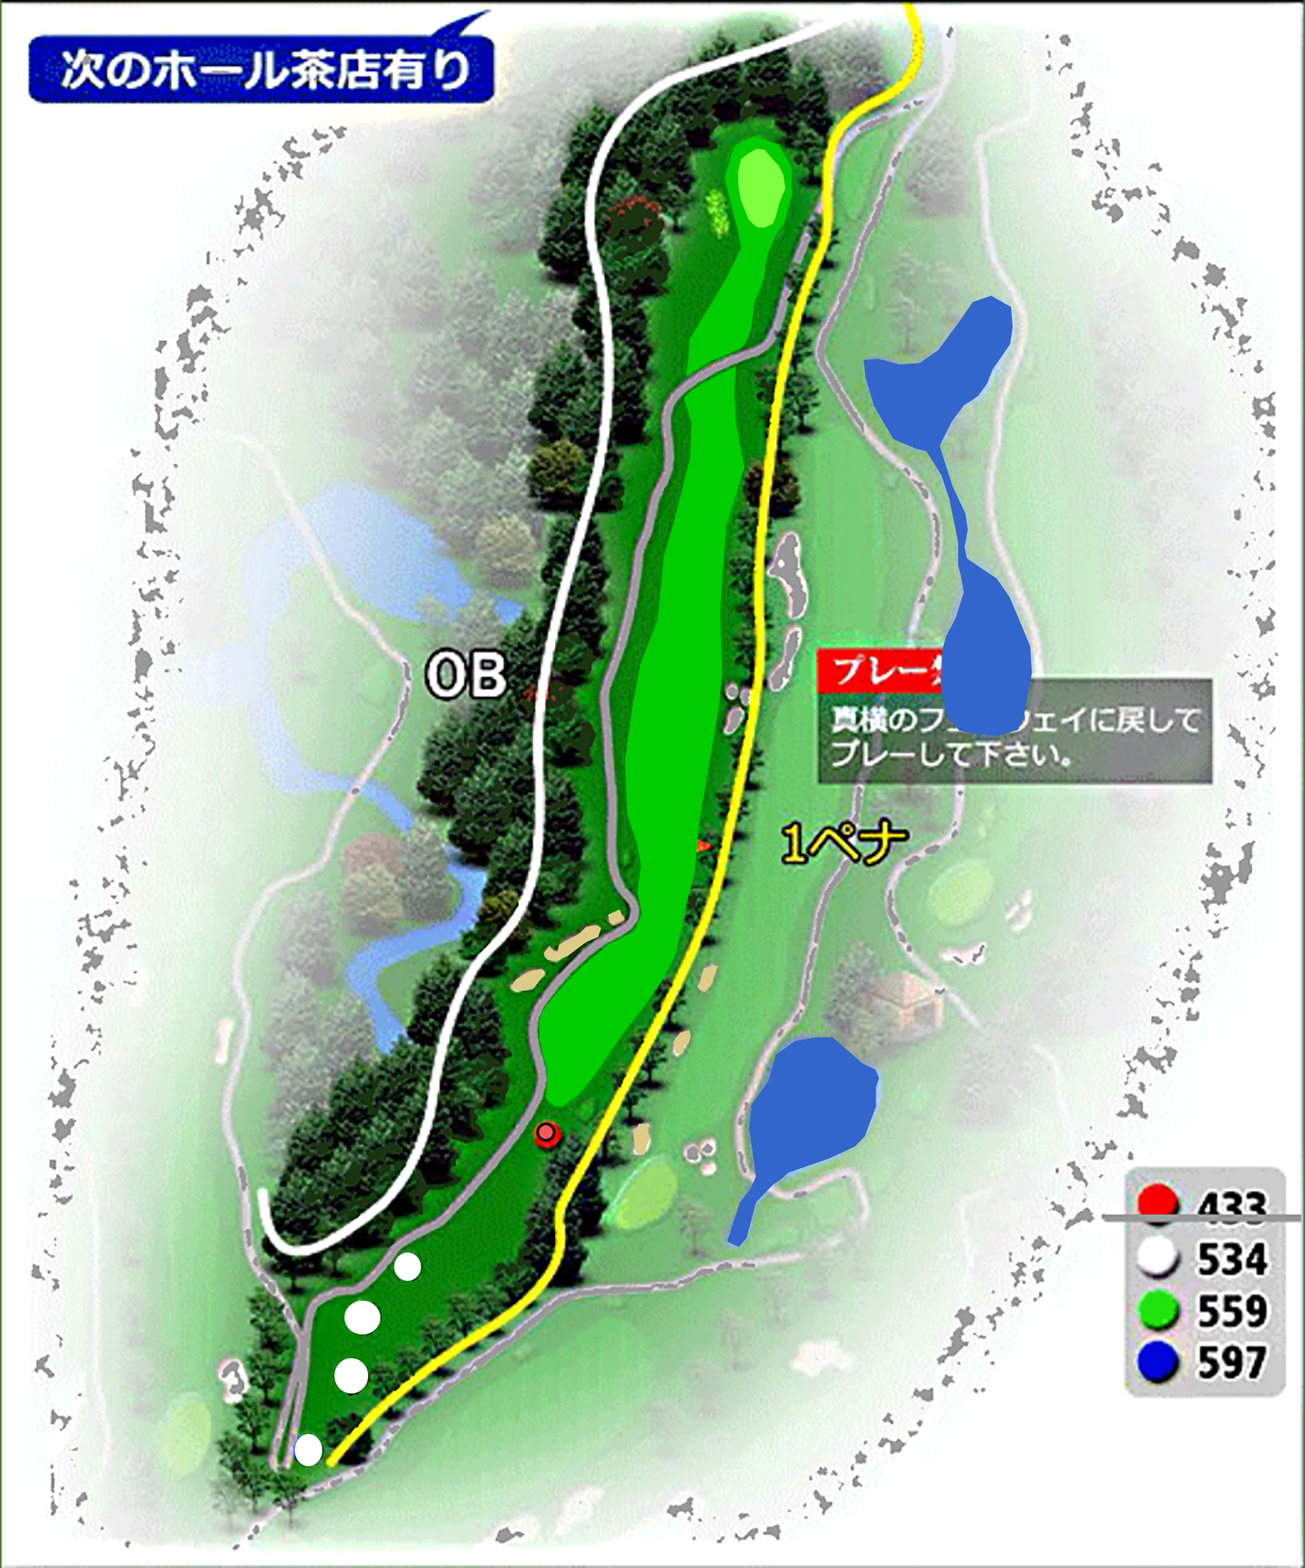
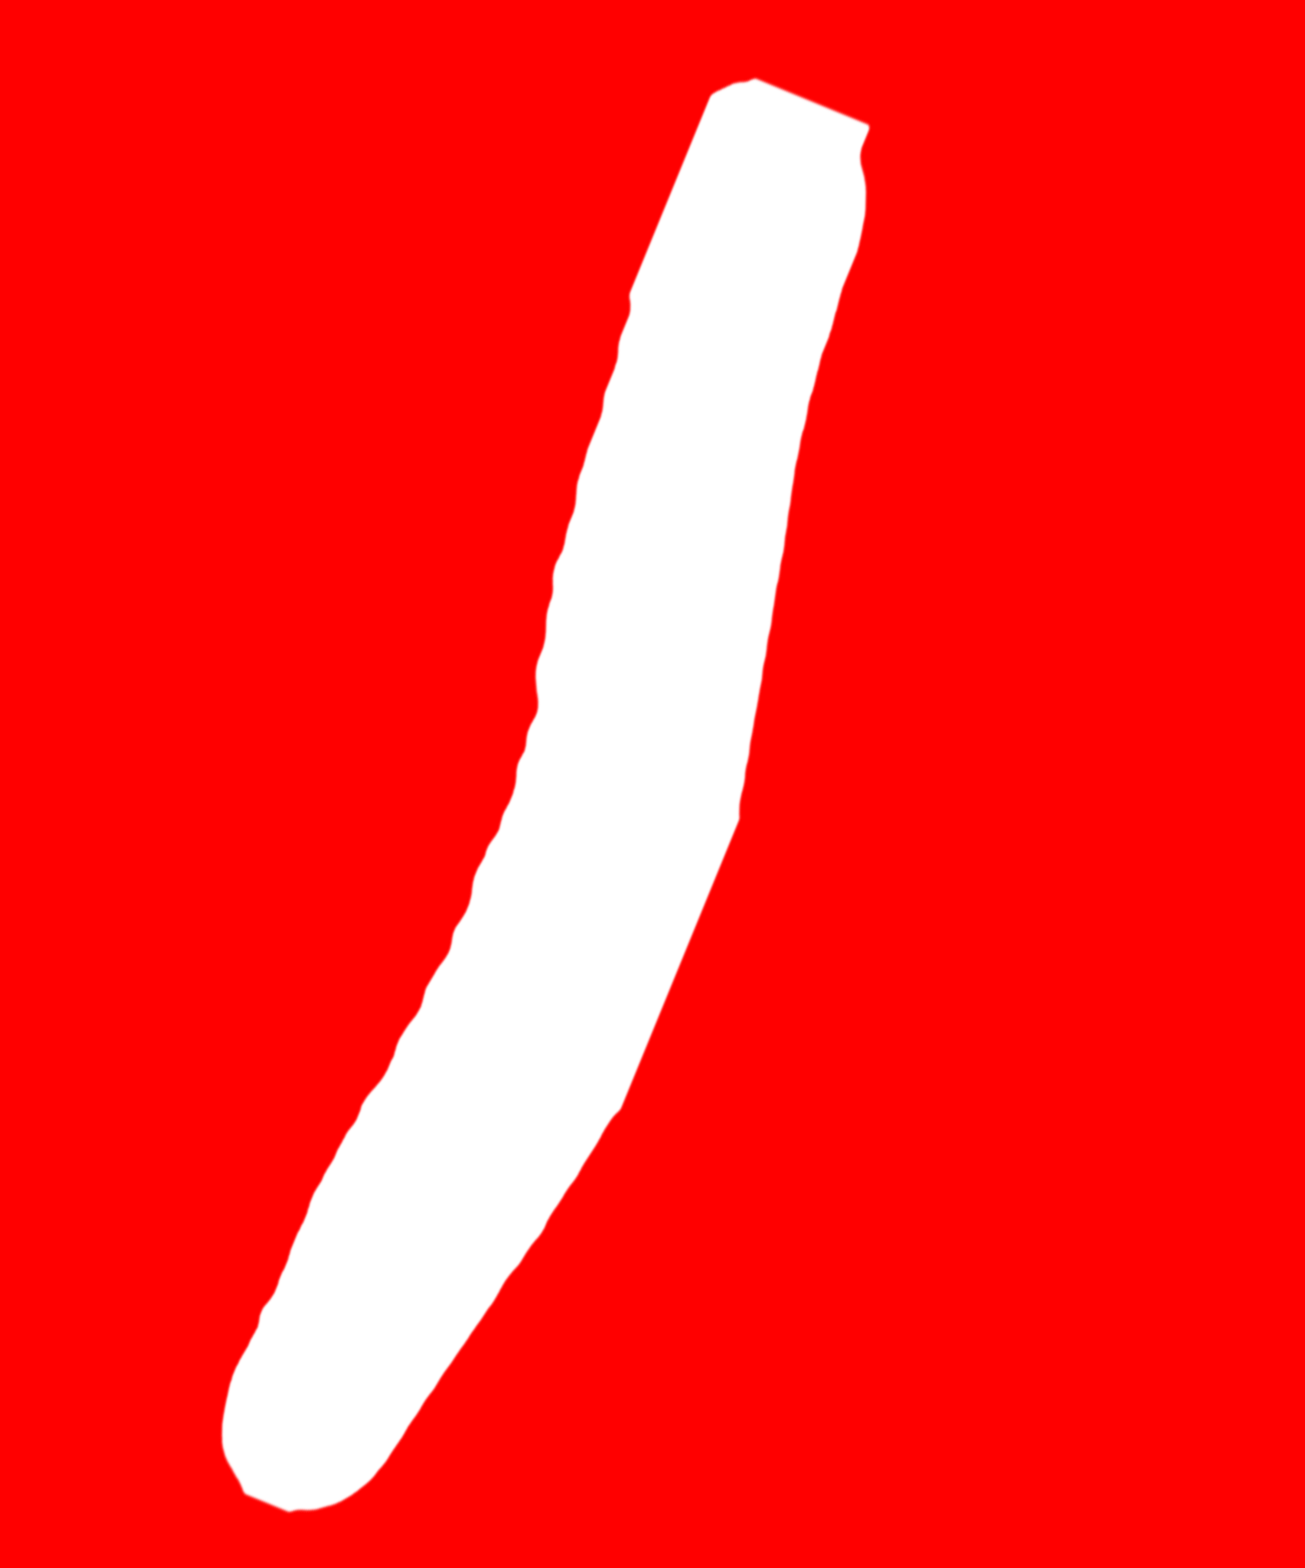
Two versions of the same layered image (1305 × 1568). Layer-by-layer changes:
added layer "Lomond13-NewOB" above "Water" over [0, 0, 1305, 1568]
hid "Water" over [727, 295, 1033, 1248]
hid "Green" over [738, 148, 786, 229]
hid "Tees" over [294, 1252, 422, 1467]
hid "Bunkers" over [510, 908, 719, 1156]
hid "Fairway" over [539, 135, 793, 1107]
hid "Canvas" over [0, 0, 1305, 1568]
hid "Rough" over [0, 0, 1305, 1568]